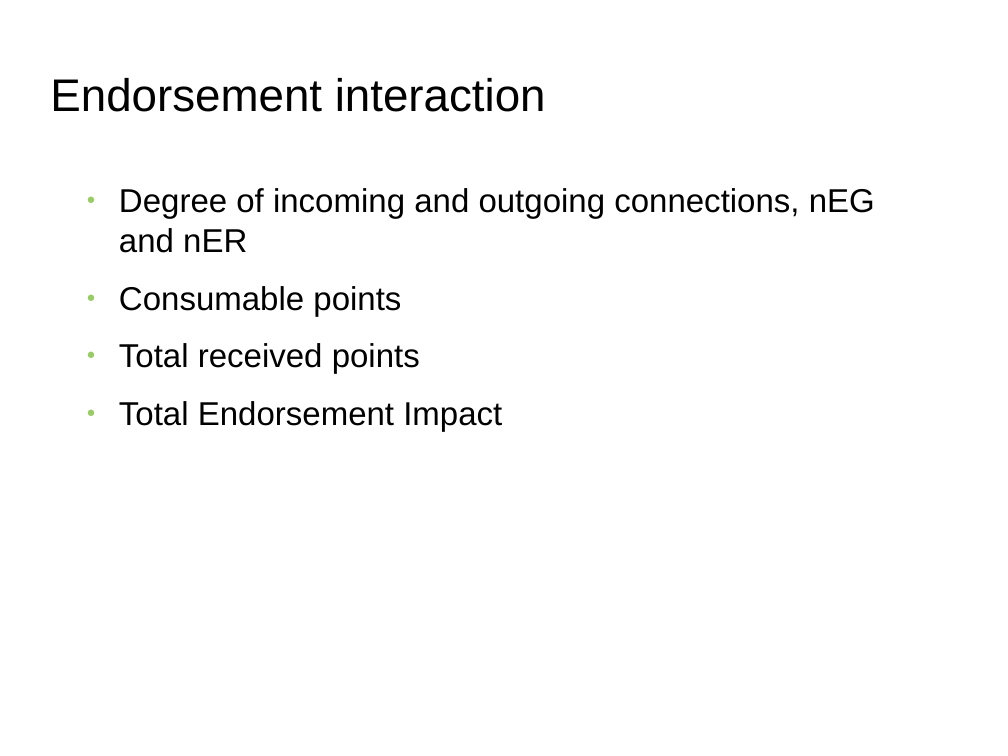
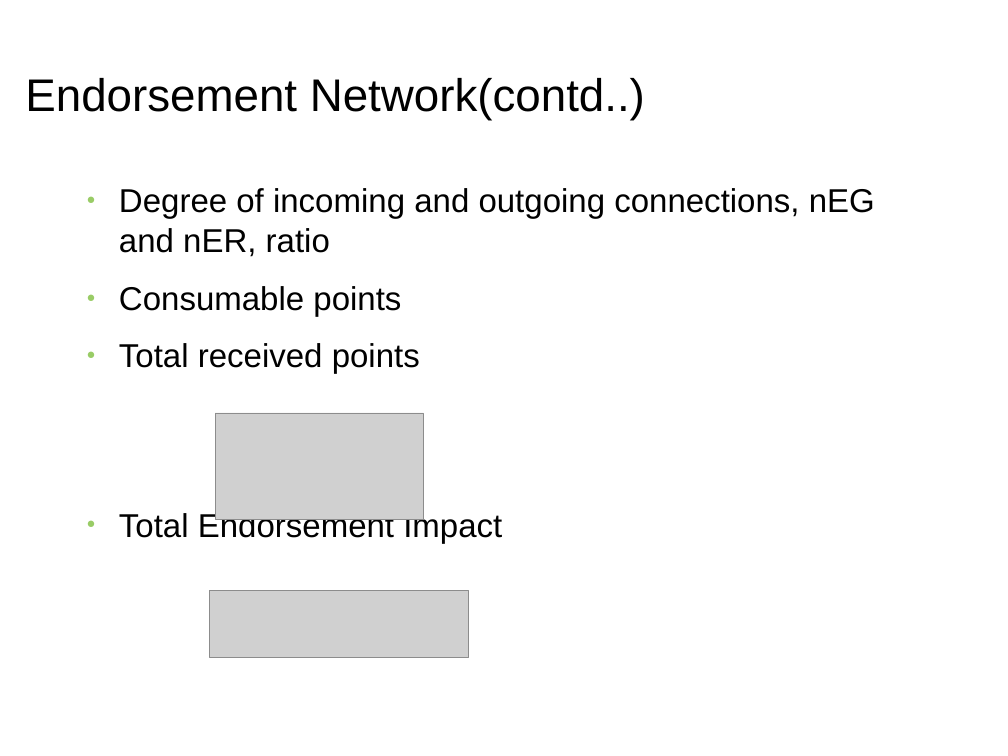
Before and after one commit to s2-t2/blockchain_reputation_system, a slide deck: slide 16 of documents/Presentation/Presentation.odp (slide 14 before the commit). Drawn at 1008x756 pixels with LibreOffice and Linux fonts; fonts in the diff are those of the drawing; grey boxes stand for pictures; background and template pictures are left out. Boxes give left, top, right and bottom in pixels: in the first picture for what was removed or moved away, otherwise in the second. Text is boxed around its words. In the diff, an @@ line names an element or a change of style, - is before the commit and + after.

```diff
--- a/documents/Presentation/Presentation.odp
+++ b/documents/Presentation/Presentation.odp
@@ title at (25, 78, 645, 121): text changed @@
-Endorsement interaction
+Endorsement Network(contd..)
@@ text at (119, 188, 875, 257): text changed @@
-● Degree of incoming and outgoing connections, nEG and nER
+● Degree of incoming and outgoing connections, nEG and nER, ratio
@@ picture added at (215, 413, 424, 520) @@
@@ picture added at (209, 591, 468, 659) @@
```
Also in this commit, not shown: 6 other slides changed, 8 slides added, 6 slides removed, 8 other files.
